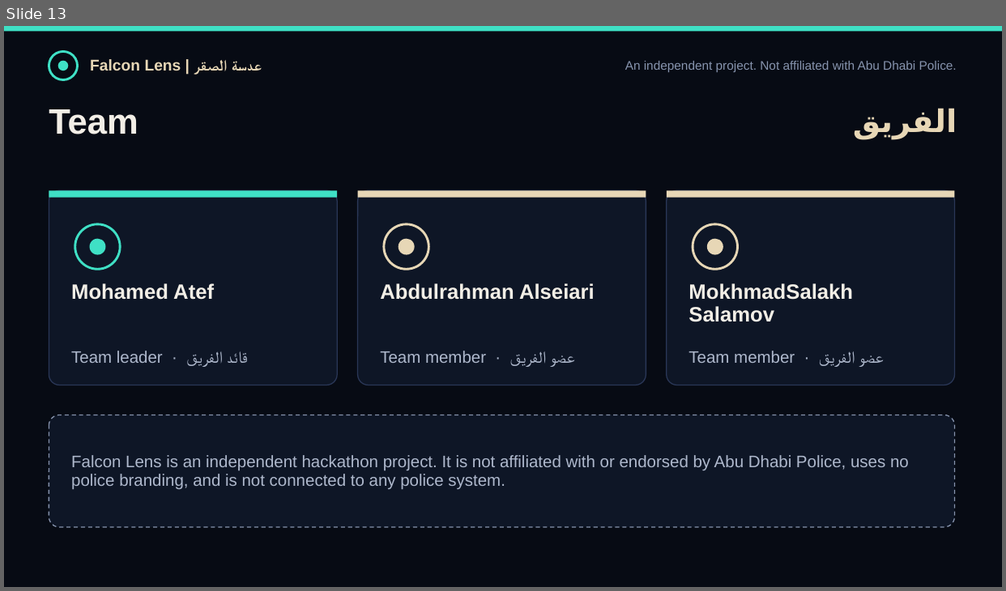
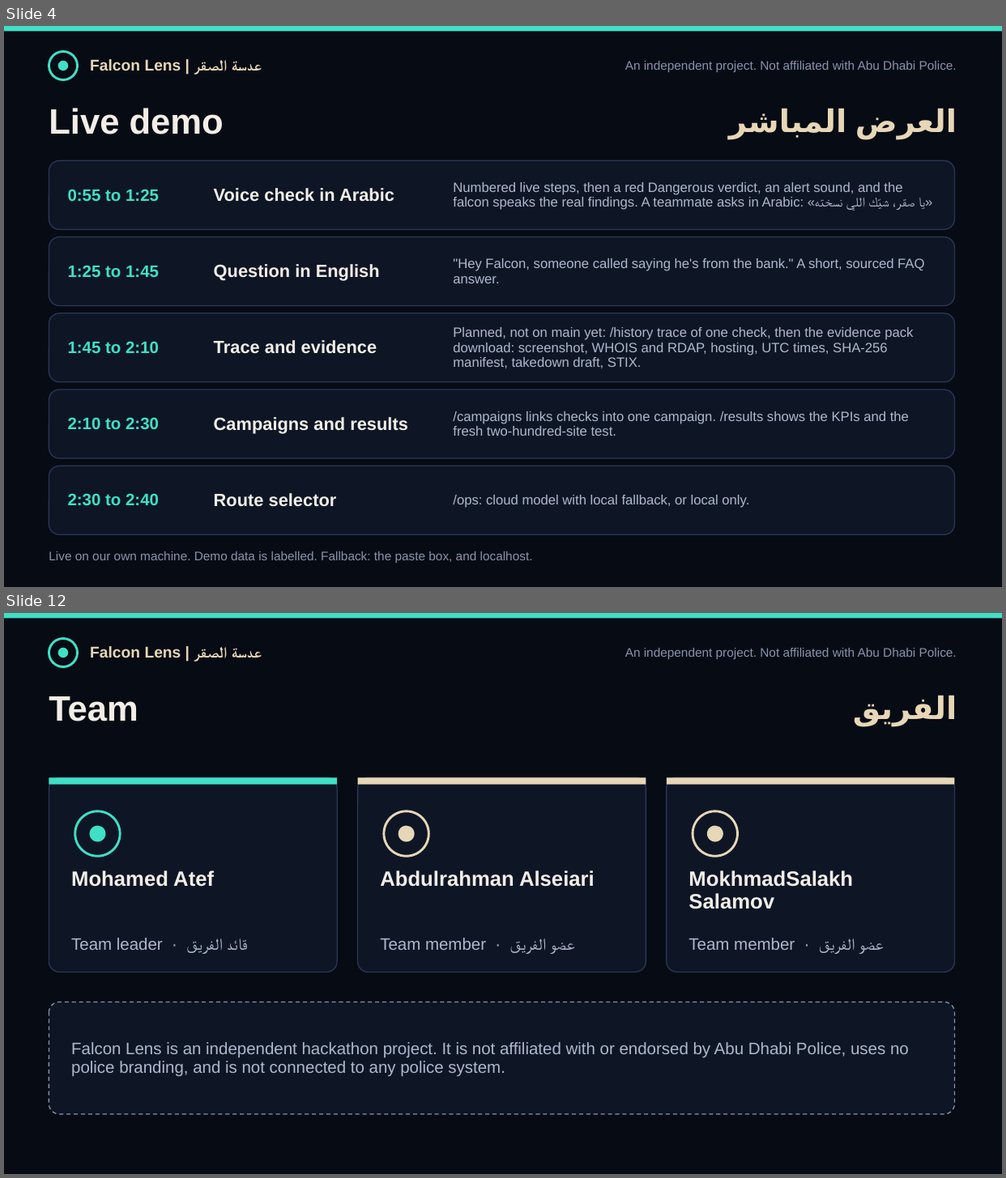
Before and after one commit to Muhammadatef/falcon-lens, a slide deck: submission/FalconLens_ScamShield.pptx. Shown one above the other, each under a label of ours: slide 13 before the commit, slides 4 and 12 after it; the slides between them are not shown. The pictures are 1006x591 and 1006x1178 pixels, drawn with LibreOffice and Linux fonts; fonts in the diff are those of the drawing. Boxes give left, top, right and bottom in pixels: in the first picture for what was removed or moved away, otherwise in the second. Text is boxed around its words. In the diff, an @@ line names an element or a change of style, - is before the commit and + after.

```diff
--- a/submission/FalconLens_ScamShield.pptx
+++ b/submission/FalconLens_ScamShield.pptx
@@ slide 4 added at (4,26,1002,587), background #070B14 @@
@@ rectangle added at (4,26,1002,31), fill #3FE0C5 @@
@@ ellipse added at (49,51,78,80), outline #3FE0C5 2.25 pt @@
@@ ellipse added at (58,61,68,71), fill #3FE0C5 @@
@@ text added at (90,59,262,71), 15 pt, text #E7D7B6, bold @@
+Falcon Lens | عدسة الصقر
@@ text added at (625,61,957,72), 12 pt, text #8794AE @@
+An independent project. Not affiliated with Abu Dhabi Police.
@@ text added at (49,108,224,135), 34 pt, text #F2EEE6, bold @@
+Live demo
@@ text added at (855,108,957,139), 30 pt, text #E7D7B6, bold @@
+العرض المباشر
@@ rounded rectangle added at (49,160,955,229), fill #0E1626, outline #2A3757 1 pt @@
@@ text added at (68,189,159,201), 16 pt, text #3FE0C5, bold @@
+0:55 to 1:25
@@ text added at (214,188,394,202), 17 pt, text #F2EEE6, bold @@
+Voice check in Arabic
@@ text added at (453,182,933,210), 13 pt, text #AEB8CC @@
+Numbered live steps, then a red Dangerous verdict, an alert sound, and the falcon speaks the real findings. A teammate asks in Arabic: «يا صقر، شيّك اللي نسخته»
@@ rounded rectangle added at (49,237,955,306), fill #0E1626, outline #2A3757 1 pt @@
@@ text added at (68,265,159,277), 16 pt, text #3FE0C5, bold @@
+1:25 to 1:45
@@ text added at (214,264,380,281), 17 pt, text #F2EEE6, bold @@
+Question in English
@@ text added at (453,258,924,284), 13 pt, text #AEB8CC @@
+"Hey Falcon, someone called saying he's from the bank." A short, sourced FAQ answer.
@@ rounded rectangle added at (49,314,955,382), fill #0E1626, outline #2A3757 1 pt @@
@@ text added at (68,341,159,353), 16 pt, text #3FE0C5, bold @@
+1:45 to 2:10
@@ text added at (214,340,377,354), 17 pt, text #F2EEE6, bold @@
+Trace and evidence
@@ text added at (453,327,913,369), 13 pt, text #AEB8CC @@
+Planned, not on main yet: /history trace of one check, then the evidence pack download: screenshot, WHOIS and RDAP, hosting, UTC times, SHA-256 manifest, takedown draft, STIX.
@@ rounded rectangle added at (49,390,955,459), fill #0E1626, outline #2A3757 1 pt @@
@@ text added at (453,412,909,436), 13 pt, text #AEB8CC @@
+/campaigns links checks into one campaign. /results shows the KPIs and the fresh two-hundred-site test.
@@ text added at (68,417,159,430), 16 pt, text #3FE0C5, bold @@
+2:10 to 2:30
@@ text added at (214,417,408,433), 17 pt, text #F2EEE6, bold @@
+Campaigns and results
@@ rounded rectangle added at (49,466,955,535), fill #0E1626, outline #2A3757 1 pt @@
@@ text added at (68,493,159,506), 16 pt, text #3FE0C5, bold @@
+2:30 to 2:40
@@ text added at (214,493,337,507), 17 pt, text #F2EEE6, bold @@
+Route selector
@@ text added at (453,495,749,508), 13 pt, text #AEB8CC @@
+/ops: cloud model with local fallback, or local only.
@@ text added at (49,552,533,563), 12 pt, text #8794AE @@
+Live on our own machine. Demo data is labelled. Fallback: the paste box, and localhost.
@@ what was slide 13 is now slide 12 @@
```
Also in this commit, not shown: 1 slide changed, 10 other slides added, 12 slides removed, 16 other files.
